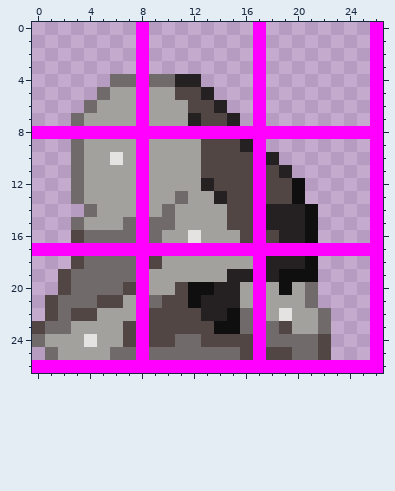
Two versions of one pixel-art sprite, Tiles/Ambient/BigRock2.png. Above: the version before the commit.
The file is 54x54 pixels, drawn in blocks of 2x2; one block is one cell here. Colours within 5 levels of each other are drawn and written as one.
Once edited:
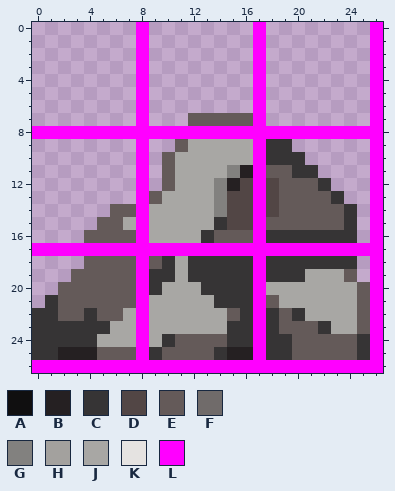
Palette (. is transparent): A #100f10  B #252022  C #363435  D #524645  E #645a59  F #706b6a  G #82817f  H #a3a19e  J #a8a7a4  K #e5e3e1  L #ff00ff
Difference:
Changed rows in their new state; - is an unchanged pixel.
first column x 0:
 4 ------..-....-------------
 5 -----...-.....------------
 6 ----....-......-----------
 7 ---.....-...EEEEE---------
 9 ---.....-..EJJJJJ-CC------
10 ---.....-.EJJJJJJ-CCC-----
11 ---.....-.EJJJJGB-EECC----
12 ---.....-.EJJJGB---EEEC---
13 ---.....-EJJJJG----EEEEC--
14 ----..EE-JJJJJG---DEEEEEC-
15 ---..EEJ-JJJJJC---EEEEEEC-
16 ---.EEEE-JJJJCEEE-CCCCCCC-
18 ---.EEEE-ECJCCCCC-CCCCCCC-
19 --.EEEEE-CCJCCCCC-CCCJJJE-
20 --EEEEEE-CJJJCCCC-JJJJJJJE
21 -CEEEEEE-JJJJJCCC-EJJJJJJE
22 CCEECEEJ-JJJJJJEC-CECJJJJE
23 CCCCCCJJ-JJJJJJCC-CEEECJJE
24 CCCCCJJJ-JCEEEECC-CCEEEEEC
25 CCBBBEEE-CEEEECBB-CCEEEEEC
Where, in picture pixels (left, top, right, bottom), the same in both pictures:
changed: (32, 74, 370, 360)
